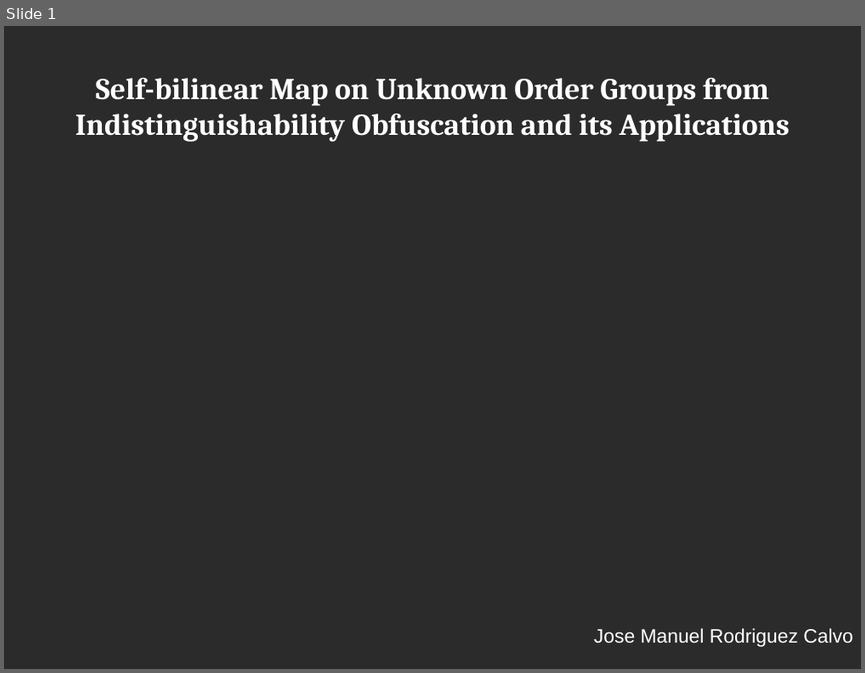
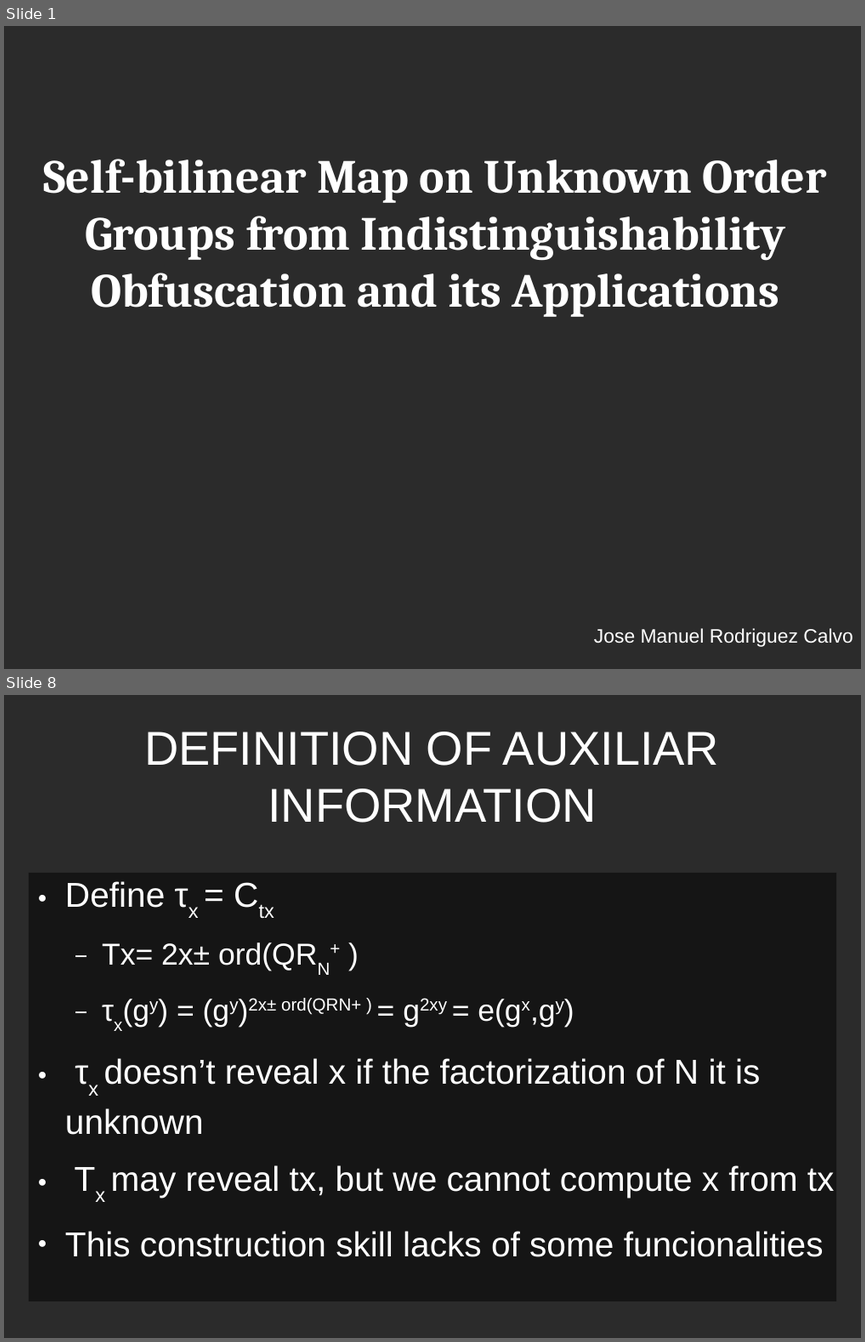
Before and after one commit to jmrCalvo/Network-Security, a slide deck: exposition.odp. Shown one above the other, each under a label of ours: slide 1 before the commit, slides 1 and 8 after it; the slides between them are not shown. The pictures are 865x673 and 865x1342 pixels, drawn with LibreOffice and Linux fonts; fonts in the diff are those of the drawing; background and template pictures are left out; a plain dark background stands for a picture behind light text. Boxes give left, top, right and bottom in pixels: in the first picture for what was removed or moved away, otherwise in the second. Text is boxed around its words. In the diff, an @@ line names an element or a change of style, - is before the commit and + after.

```diff
--- a/exposition.odp
+++ b/exposition.odp
@@ slide 8 added at [4,695,861,1338], background picture (left out) @@
@@ title added at [144,732,719,823], 44 pt, text #FFFFFF @@
+DEFINITION OF AUXILIAR INFORMATION
@@ text added at [28,873,836,1301], fill #000000 at 50% opacity, 32 pt, text #FFFFFF @@
+● Define τx = Ctx
+  − Tx= 2x± ord(QRN+ )
+  − τx(gy) = (gy)2x± ord(QRN+ ) = g2xy = e(gx,gy)
+● τx doesn’t reveal x if the factorization of N it is unknown
+● Τx may reveal tx, but we cannot compute x from tx
+● This construction skill lacks of some funcionalities
@@ slide 1 changed as well @@
@@ title "Self-bilinear Map on Unknown Order ...": place and size @@
-title "Self-bilinear Map on Unknown Order ..." at [75,78,789,142]
+title "Self-bilinear Map on Unknown Order ..." at [43,159,827,317]
@@ title "Self-bilinear Map on Unknown Order ..." at [43,159,827,317]: size 28 to 44 pt @@
```
Also in this commit, not shown: 11 other slides added, 1 other file.
